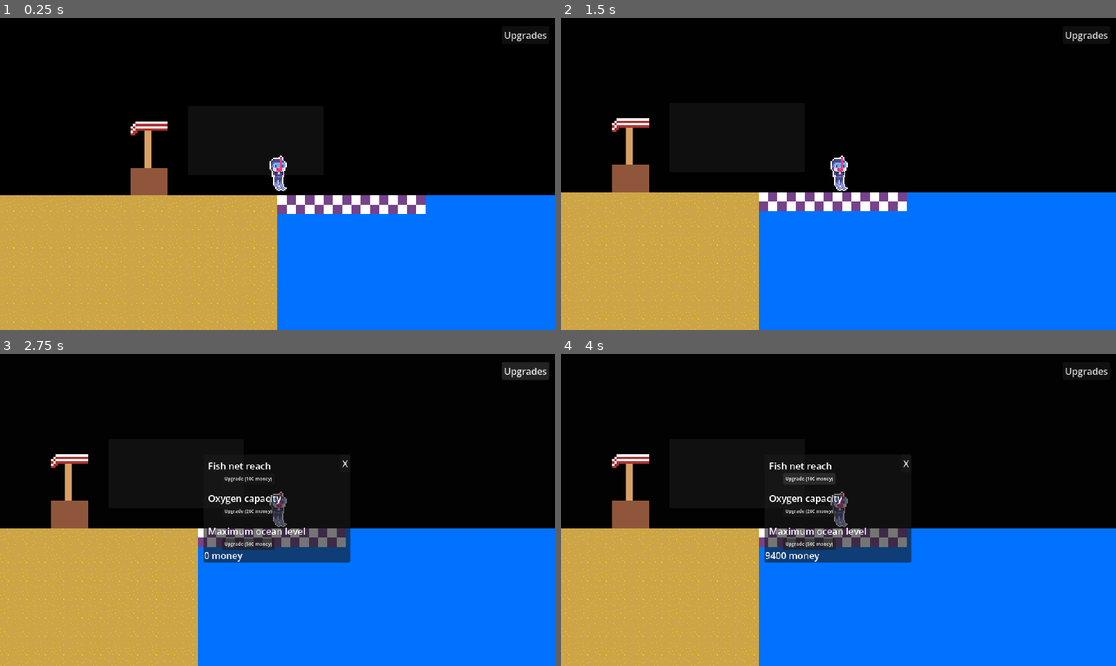
Above: before the commit, frames 1-4 (two rows, left to right).
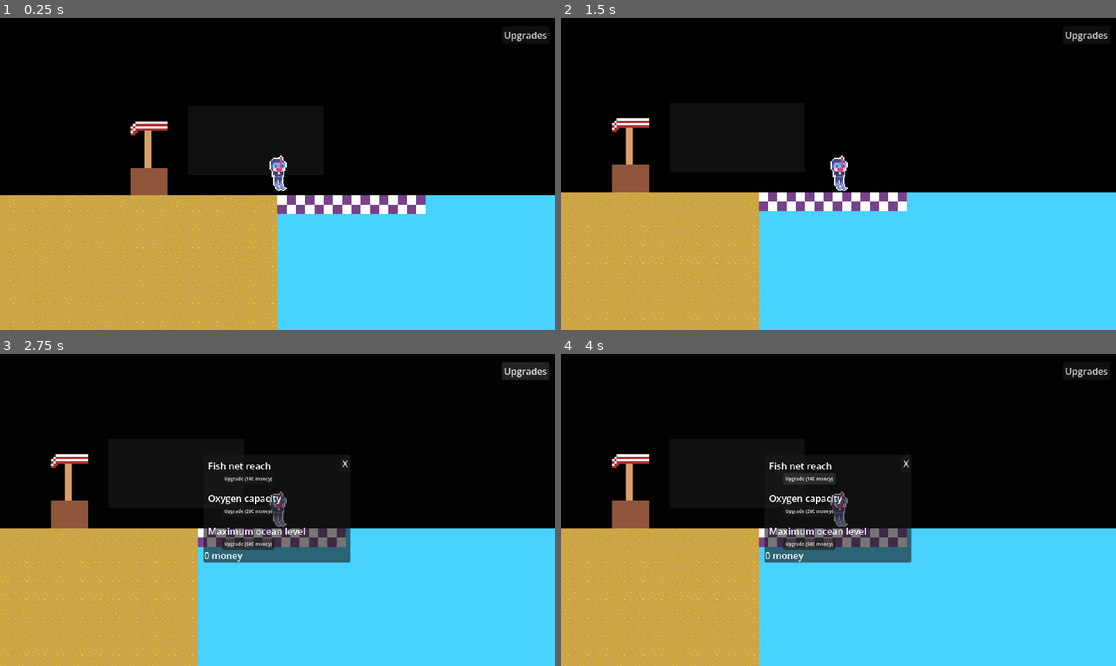
Above: after the commit, the same moments.

Repository: DevMa7e1/gamejam-game
Game: Godot game, scene res://Scenes/scene1.tscn
Same seed, same stepped clock (60 frames per second), same inputs: the game is played once before the commit and once after it.
Inputs:
- Up to frame 1 (0.25 s): no input
- Up to frame 2 (1.5 s): tap Enter (ui_accept) at 0.5, 0.77 s; hold Right (ui_right) 0.53-1.28 s; tap Space (customer key) at 0.6, 1.35 s; hold Down (ui_down) from 1.28 s (still down)
- Up to frame 3 (2.75 s): tap Enter (ui_accept) at 1.52 s; release Down (ui_down) at 2 s; click "Upgrades" at 2 s
- Up to frame 4 (4 s): click "Upgrade (500 money)" at 2.75 s; click "Upgrade (100 money)" at 3.5 s

The runs differ from the first frame. In frame 1, 20% of the frame differs, in the area x 49-100%, y 56-100%; in frame 2, 27%, in the area x 35-100%, y 55-100%; in frame 3, 27%; in frame 4, 27%.
Error in both runs: Invalid call. Nonexistent function 'queue_free' in base 'Nil'. (res://Scripts/main.gd:115)

Commit message:
Add better ocean and some other stuff

Diff:
--- a/Scenes/scene1.tscn
+++ b/Scenes/scene1.tscn
@@ -2,8 +2,8 @@
 
 [ext_resource type="Script" uid="uid://32s30r4dvlrl" path="res://Scripts/movement.gd" id="1_1mf5u"]
 [ext_resource type="Script" uid="uid://umb6ve40jlil" path="res://Scripts/main.gd" id="1_2nq82"]
-[ext_resource type="Texture2D" uid="uid://lca68jtvcqnx" path="res://Sprites/ocean-bg-placeholder.png" id="1_2xbvg"]
 [ext_resource type="Texture2D" uid="uid://dvt3op8lnxpmk" path="res://Sprites/night_bg.png" id="2_o5784"]
+[ext_resource type="Texture2D" uid="uid://2m1aojv3tjyy" path="res://Sprites/ocean-bg.png" id="3_m8drc"]
 [ext_resource type="Texture2D" uid="uid://duhkutiwhsh1p" path="res://Sprites/Sprite-0001.png" id="4_sdcb8"]
 [ext_resource type="Texture2D" uid="uid://cx3h6oe8mdfsx" path="res://Sprites/sand.png" id="5_2ni1t"]
 [ext_resource type="Script" uid="uid://c3pa6d75mtpcv" path="res://Scripts/camera_2d.gd" id="5_cx2iu"]
@@ -15,7 +15,7 @@
 [ext_resource type="Texture2D" uid="uid://b6b81mtesjt0m" path="res://Sprites/stand.png" id="11_5dfij"]
 
 [sub_resource type="RectangleShape2D" id="RectangleShape2D_p20re"]
-size = Vector2(32, 32)
+size = Vector2(24.5, 32)
 
 [sub_resource type="WorldBoundaryShape2D" id="WorldBoundaryShape2D_m2sqd"]
 
@@ -60,20 +60,19 @@
 script = ExtResource("1_2nq82")
 
 [node name="NightBg" type="Sprite2D" parent="." unique_id=1308225498]
-position = Vector2(367, -1080)
+position = Vector2(1104, -1080)
 scale = Vector2(4, 4)
 texture = ExtResource("2_o5784")
 
 [node name="OceanBg" type="Sprite2D" parent="." unique_id=476741861]
-position = Vector2(768, 648)
-scale = Vector2(4, 4)
-texture = ExtResource("1_2xbvg")
-
-[node name="OceanBg2" type="Sprite2D" parent="." unique_id=1163835218]
-z_index = -1
-position = Vector2(768, 1944)
-scale = Vector2(4, 4)
-texture = ExtResource("1_2xbvg")
+position = Vector2(1104.0002, 1080.0001)
+scale = Vector2(10, 10)
+texture = ExtResource("3_m8drc")
+
+[node name="OceanBg2" type="Sprite2D" parent="." unique_id=653639387]
+position = Vector2(1104, 3240)
+scale = Vector2(10, 10)
+texture = ExtResource("3_m8drc")
 
 [node name="Node2D" type="Node2D" parent="." unique_id=756215197]
 
--- a/Scripts/main.gd
+++ b/Scripts/main.gd
@@ -55,17 +55,17 @@
 var level_probs = [1.0]
 var colors = ['red', 'orange', 'pink', 'purple']
 
-var money = 10000
+var money = 0
 
 var customer
 
 func sold_a_fish(level):
 	if(level+1 >= len(level_probs)):
 		level_probs[0] += .05
-		level_probs[level] -= .05
+		level_probs[level-1] -= .05
 	else:
-		level_probs[level] -= .05
-		level_probs[level+1] += .05
+		level_probs[level-1] -= .05
+		level_probs[level] += .05
 
 var dem_fishes_that_they_want = []
 
@@ -119,6 +119,7 @@
 				money += randi_range(i[0]*100-100, i[0]*100)
 				sold_a_fish(i[0])
 				le_fishes.erase([i[0], i[1]])
+				update_money()
 	if Input.is_action_just_pressed("ui_accept"):
 		print_all_fish_positions()
 	if(day && time-last_cycle_time >= 60*2):
@@ -169,7 +170,7 @@
 		level += 1
 		$ground.position += Vector2(0, 1080)
 		var new_bg = $OceanBg2.duplicate()
-		new_bg.position += Vector2(0, 1080 * (level-1))
+		new_bg.position += Vector2(0, 1080 / 5 * 10 * (level-1))
 		$"..".add_child(new_bg)
 		level_probs.append(0.5)
 		update_money()
--- a/Scripts/movement.gd
+++ b/Scripts/movement.gd
@@ -11,12 +11,19 @@
 
 	if Input.is_action_pressed("ui_up") && position.y > -30.0:
 		direction.y -= 10
+	if Input.is_action_pressed("hurry the fuck up key") && position.y > -30.0:
+		direction.y -= 100
+		speed = 700
+	else:
+		speed = 200
 	if Input.is_action_pressed("ui_down"):
 		direction.y += 10
 	if Input.is_action_pressed("ui_left"):
 		direction.x -= 10
+		$Placeholeder.flip_h = true
 	if Input.is_action_pressed("ui_right"):
 		direction.x += 10
+		$Placeholeder.flip_h = false
 	if direction != Vector2.ZERO:
 		state.linear_velocity = direction.normalized() * speed
 	else:
--- a/project.godot
+++ b/project.godot
@@ -37,6 +37,11 @@
 "events": [Object(InputEventKey,"resource_local_to_scene":false,"resource_name":"","device":-1,"window_id":0,"alt_press …(192 unchanged characters)…
 ]
 }
+"hurry the fuck up key"={
+"deadzone": 0.2,
+"events": [Object(InputEventKey,"resource_local_to_scene":false,"resource_name":"","device":-1,"window_id":0,"alt_pressed":false,"shift_pressed":false,"ctrl_pressed":false,"meta_pressed":false,"pressed":false,"keycode":0,"physical_keycode":4194325,"key_label":0,"unicode":0,"location":1,"echo":false,"script":null)
+]
+}
 
 [physics]
 
Binary file added: Sprites/ocean-bg.png
Not shown, added: Sprites/ocean-bg.png.import
